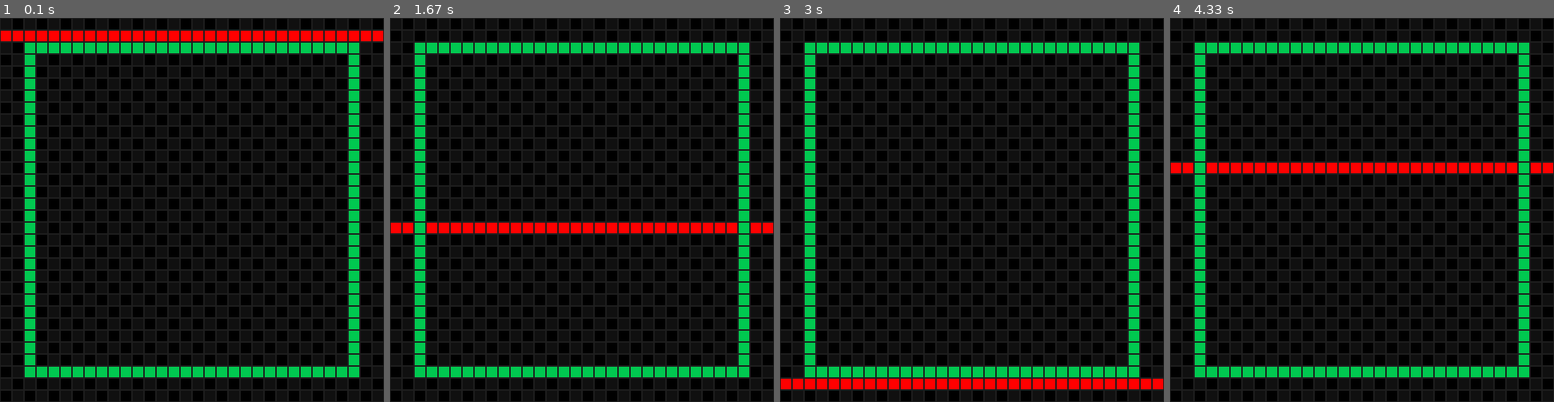
Above: before the commit, frames 1-4 (left to right).
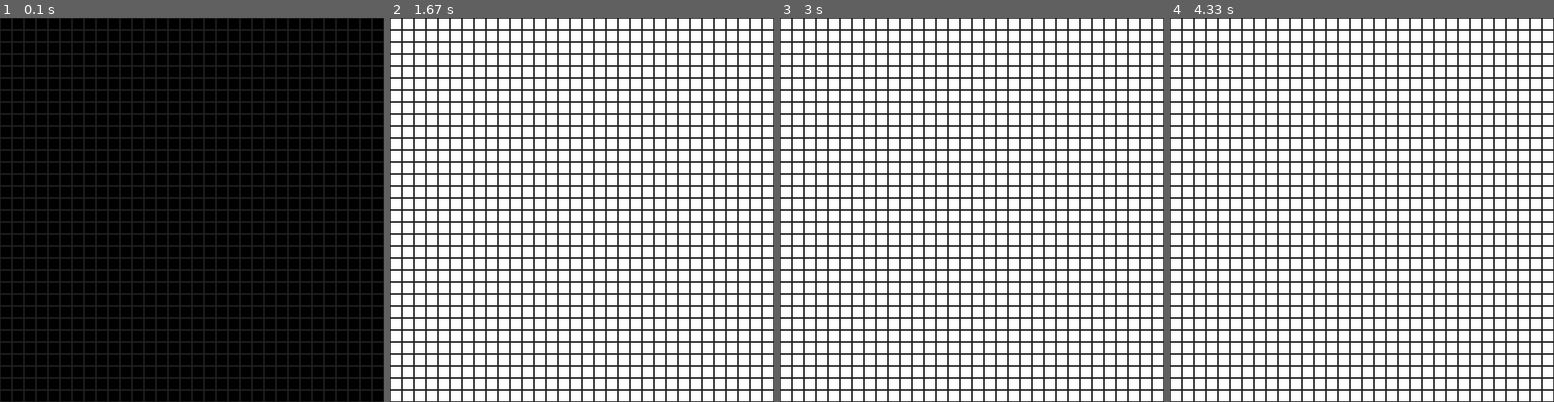
Above: after the commit, the same moments.

Repository: matejbudzel/dotplay
Game: pygame game, started from src/dotplay/main.py
Same seed, same stepped clock (60 frames per second), same inputs: the game is played once before the commit and once after it.
Inputs:
- Up to frame 1 (0.1 s): no input
- Up to frame 2 (1.67 s): tap Space at 0.33 s
- Up to frame 3 (3 s): no input
- Up to frame 4 (4.33 s): no input

The runs differ from the first frame. In frame 1, 10% of the frame differs, in the area x 0-100%, y 3-94%; in frame 2, 77%, in the area x 0-100%, y 0-100%; in frame 3, 77%; in frame 4, 77%.

Commit message:
Add MVP checklist and interactive color-toggle demo scene

Diff:
--- a/config.example.yaml
+++ b/config.example.yaml
@@ -23,4 +23,4 @@
   use_snapshots: true
 
 gameplay:
-  mode: test_pattern
+  mode: color_toggle
--- a/src/dotplay/app.py
+++ b/src/dotplay/app.py
@@ -32,6 +32,8 @@
                     running = False
                 elif event.action == Action.RESET and hasattr(self.scene, "reset"):
                     self.scene.reset()
+                if hasattr(self.scene, "handle_event"):
+                    self.scene.handle_event(event)
             if hasattr(self.scene, "update"):
                 self.scene.update()
             if hasattr(self.scene, "render"):
--- a/src/dotplay/main.py
+++ b/src/dotplay/main.py
@@ -14,6 +14,7 @@
 from dotplay.output.ble_ipixel import BleIPixelOutput
 from dotplay.output.pygame_window import PygameWindowOutput
 from dotplay.output.terminal_ascii import TerminalAsciiOutput
+from dotplay.scenes.color_toggle import ColorToggleScene
 from dotplay.scenes.test_pattern import PatternScene
 
 
@@ -46,6 +47,14 @@
     raise ValueError(f"Unknown output backend: {kind}")
 
 
+def build_scene(mode: str) -> object:
+    if mode == "color_toggle":
+        return ColorToggleScene()
+    if mode == "test_pattern":
+        return PatternScene()
+    raise ValueError(f"Unknown scene mode: {mode}")
+
+
 def main() -> None:
     parser = argparse.ArgumentParser()
     parser.add_argument("--config", default="config.example.yaml")
@@ -56,13 +65,15 @@
 
     input_kind = cfg.get("input", {}).get("backend", "keyboard_sim")
     output_kind = cfg.get("output", {}).get("backend", "pygame_window")
+    scene_mode = cfg.get("gameplay", {}).get("mode", "color_toggle")
+
     input_backend = build_input(input_kind)
     output_backend = build_output(output_kind, cfg.get("output", {}))
 
     app = App(
         input_backend=input_backend,
         output_backend=output_backend,
-        scene=PatternScene(),
+        scene=build_scene(scene_mode),
         fps=int(cfg.get("app", {}).get("fps", 10)),
     )
     app.run(max_ticks=cfg.get("app", {}).get("max_ticks"))
--- /dev/null
+++ b/src/dotplay/scenes/color_toggle.py
@@ -0,0 +1,36 @@
+from __future__ import annotations
+
+from dataclasses import dataclass
+
+from dotplay.core.framebuffer import FrameBuffer
+from dotplay.types import Action, InputEvent
+
+
+@dataclass
+class ColorToggleScene:
+    is_on: bool = False
+    color: tuple[int, int, int] = (255, 255, 255)
+
+    def reset(self) -> None:
+        self.is_on = False
+
+    def handle_event(self, event: InputEvent) -> None:
+        if event.action in {Action.CONFIRM, Action.HARD_DROP, Action.UP, Action.ROTATE}:
+            self.is_on = True
+        elif event.action in {Action.CANCEL, Action.SOFT_DROP, Action.DOWN}:
+            self.is_on = False
+        elif event.action == Action.LEFT:
+            self.color = (255, 0, 0)
+            self.is_on = True
+        elif event.action == Action.RIGHT:
+            self.color = (0, 0, 255)
+            self.is_on = True
+
+    def update(self) -> None:
+        return None
+
+    def render(self, fb: FrameBuffer) -> None:
+        if self.is_on:
+            fb.fill(self.color)
+        else:
+            fb.clear()
--- /dev/null
+++ b/tests/test_color_toggle_scene.py
@@ -0,0 +1,29 @@
+from dotplay.core.framebuffer import FrameBuffer
+from dotplay.scenes.color_toggle import ColorToggleScene
+from dotplay.types import Action, InputEvent
+
+
+def test_color_toggle_on_off() -> None:
+    scene = ColorToggleScene()
+    fb = FrameBuffer()
+
+    scene.handle_event(InputEvent(Action.HARD_DROP))
+    scene.render(fb)
+    assert fb.get_pixel(0, 0) == (255, 255, 255)
+
+    scene.handle_event(InputEvent(Action.SOFT_DROP))
+    scene.render(fb)
+    assert fb.get_pixel(0, 0) == (0, 0, 0)
+
+
+def test_color_toggle_direction_colors() -> None:
+    scene = ColorToggleScene()
+    fb = FrameBuffer()
+
+    scene.handle_event(InputEvent(Action.LEFT))
+    scene.render(fb)
+    assert fb.get_pixel(10, 10) == (255, 0, 0)
+
+    scene.handle_event(InputEvent(Action.RIGHT))
+    scene.render(fb)
+    assert fb.get_pixel(10, 10) == (0, 0, 255)
Not shown, changed: README.md
Not shown, added: MVP.md
